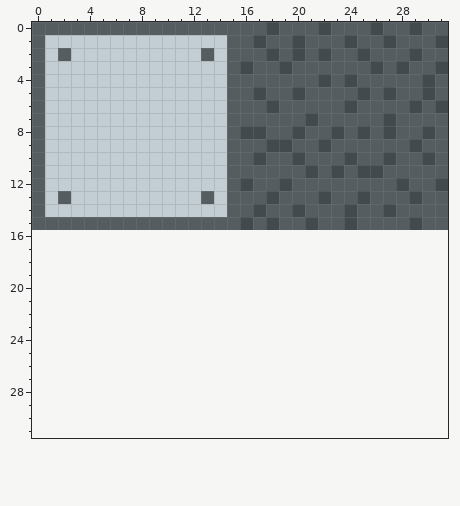
One commit to this pixel-art sprite: Game!/tileset.png. Above: the version before the commit.
The file is 128x16 pixels. The old version is drawn lined up with the new one, on the new canvas.
And afterwards:
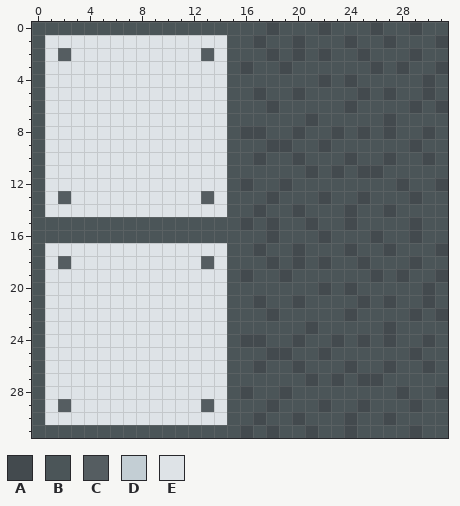
Palette (. is transparent): A #434a4e  B #4b5558  C #555d61  D #c3ced4  E #dee3e7
Edits made:
canvas 128x16 -> 32x32 (the part of the old canvas that was cut away was empty and is not shown)
There is now colour A in row 16 at x 18, 22, 26 and 29; in row 17 at x 17, 20, 24, 27 and 31; in row 18 at x 18, 20, 22, 25 and 29; in row 19 at x 16, 19, 26, 28 and 31; in row 20 at x 22, 24 and 30; in row 21 at x 17, 20, 25, 27 and 30.
There is now colour A in row 22 at x 18, 24, 29 and 31; in row 23 at x 21 and 27; in row 24 at x 16 to 17, 20, 23, 25, 27 and 30; in row 25 at x 18 to 19, 22 and 29; in row 26 at x 17, 20, 24, 27 and 30; in row 27 at x 21, 23 and 25 to 26.
There is now colour A in row 28 at x 16, 19, 28 and 31; in row 29 at x 18, 22, 25 and 29; in row 30 at x 17, 20, 24 and 27; in row 31 at x 16, 18, 21, 24 and 29.
There is now colour B in row 16 at x 0 to 17, 19 to 21, 23 to 25, 27 to 28 and 30 to 31; in row 17 at x 0, 15 to 16, 18 to 19, 21 to 23, 25 to 26 and 28 to 30; in row 18 at x 0, 15 to 17, 19, 21, 23 to 24, 26 to 28 and 30 to 31; in row 19 at x 0, 15, 17 to 18, 20 to 25, 27 and 29 to 30; in row 20 at x 0, 15 to 21, 23, 25 to 29 and 31; in row 21 at x 0, 15 to 16, 18 to 19, 21 to 24, 26, 28 to 29 and 31.
There is now colour B in row 22 at x 0, 15 to 17, 19 to 23, 25 to 28 and 30; in row 23 at x 0, 15 to 20, 22 to 26 and 28 to 31; in row 24 at x 0, 15, 18 to 19, 21 to 22, 24, 26, 28 to 29 and 31; in row 25 at x 0, 15 to 17, 20 to 21, 23 to 28 and 30 to 31; in row 26 at x 0, 15 to 16, 18 to 19, 21 to 23, 25 to 26, 28 to 29 and 31; in row 27 at x 0, 15 to 20, 22, 24 and 27 to 31.
There is now colour B in row 28 at x 0, 15, 17 to 18, 20 to 27 and 29 to 30; in row 29 at x 0, 15 to 17, 19 to 21, 23 to 24, 26 to 28 and 30 to 31; in row 30 at x 0, 15 to 16, 18 to 19, 21 to 23, 25 to 26 and 28 to 31; in row 31 at x 0 to 15, 17, 19 to 20, 22 to 23, 25 to 28 and 30 to 31.
The edit turns colour C into colour B in row 0 at x 0 to 17, 19 to 21, 23 to 25, 27 to 28 and 30 to 31; in row 1 at x 0, 15 to 16, 18 to 19, 21 to 23, 25 to 26 and 28 to 30; in row 2 at x 0, 15 to 17, 19, 21, 23 to 24, 26 to 28 and 30 to 31; in row 3 at x 0, 15, 17 to 18, 20 to 25, 27 and 29 to 30; in row 4 at x 0, 15 to 21, 23, 25 to 29 and 31; in row 5 at x 0, 15 to 16, 18 to 19, 21 to 24, 26, 28 to 29 and 31.
The edit turns colour C into colour B in row 6 at x 0, 15 to 17, 19 to 23, 25 to 28 and 30; in row 7 at x 0, 15 to 20, 22 to 26 and 28 to 31; in row 8 at x 0, 15, 18 to 19, 21 to 22, 24, 26, 28 to 29 and 31; in row 9 at x 0, 15 to 17, 20 to 21, 23 to 28 and 30 to 31; in row 10 at x 0, 15 to 16, 18 to 19, 21 to 23, 25 to 26, 28 to 29 and 31; in row 11 at x 0, 15 to 20, 22, 24 and 27 to 31.
The edit turns colour C into colour B in row 12 at x 0, 15, 17 to 18, 20 to 27 and 29 to 30; in row 13 at x 0, 15 to 17, 19 to 21, 23 to 24, 26 to 28 and 30 to 31; in row 14 at x 0, 15 to 16, 18 to 19, 21 to 23, 25 to 26 and 28 to 31; in row 15 at x 0 to 15, 17, 19 to 20, 22 to 23, 25 to 28 and 30 to 31.
There is now colour C in row 18 at x 2 and 13; in row 29 at x 2 and 13.
There is now colour E in row 17 at x 1 to 14; in row 18 at x 1, 3 to 12 and 14; in rows 19 to 28 at x 1 to 14; in row 29 at x 1, 3 to 12 and 14; in row 30 at x 1 to 14.
The edit turns colour D into colour E in row 1 at x 1 to 14; in row 2 at x 1, 3 to 12 and 14; in rows 3 to 12 at x 1 to 14; in row 13 at x 1, 3 to 12 and 14; in row 14 at x 1 to 14.
Pixel boxes of the changes (left, top, right, bottom) in both pictures:
changed: (32, 22, 448, 438)
